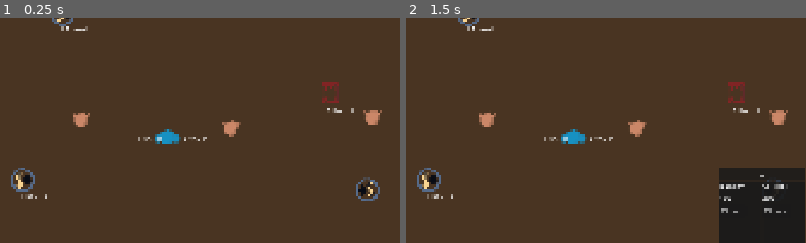
Above: before the commit, frames 1-2 (left to right).
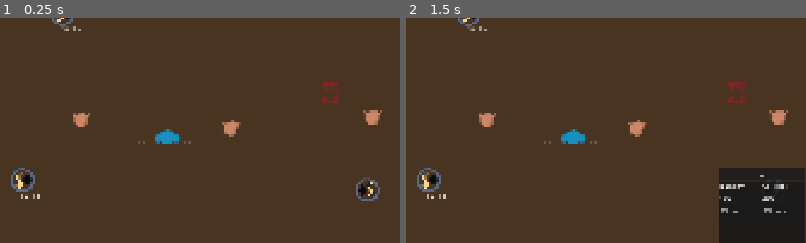
Above: after the commit, the same moments.

Repository: gp-it-be/chory
Game: Godot game, scene res://main/game.tscn
Same seed, same stepped clock (60 frames per second), same inputs: the game is played once before the commit and once after it. The engine's default icon, where the game draws it, is replaced by a stand-in: a white triangle on a blue panel in a dark square.
Inputs (mouse positions are % of the whole screen's width and height, from its top left):
- Up to frame 1 (0.25 s): no input
- Up to frame 2 (1.5 s): tap Enter at 0.5 s; move the mouse to (72, 45) at 0.52 s; press the mouse at (72, 45) at 0.53 s; release the mouse at (72, 45) at 1.25 s; click (97, 6) at 1.25 s
The pictures show only the part of the screen within x 6-56%, y 8-58%; the shares and areas given below are measured in that part.

The runs differ from the first frame. In frame 1, 0.4% of the frame differs, in the area x 5-89%, y 3-81%; in frame 2, 0.4%.

Commit message:
inventroy refactor for multiple itemtypes

Diff:
--- a/factory/contracts.gd
+++ b/factory/contracts.gd
@@ -1,6 +1,7 @@
 class_name ContractManager extends Node2D
 
 @export var ui : UI
+
 
 var _active_contracts = []
 
@@ -11,7 +12,7 @@
 func _ready():
 	ui.choice_made.connect(func(choice: ContractChooser.ContractBluePrint):
 		_active_contracts.append("TODO map to a class that tracks a contract by being connected to a contract inventory BIN")
-		print("accepted contrqct for %s" % choice.name)
+		print("accepted contract for %s" % choice.name)
 		)
 
 
--- a/factory/factory.tscn
+++ b/factory/factory.tscn
@@ -95,6 +95,7 @@
 
 [node name="Bin3" parent="Objects" unique_id=1922040310 instance=ExtResource("2_keyo3")]
 position = Vector2(901, 267)
+start_count = null
 
 [node name="SalePoint" parent="Objects" unique_id=903017345 instance=ExtResource("2_br4io")]
 position = Vector2(986, 498)
--- a/items/containers/bin/bin.gd
+++ b/items/containers/bin/bin.gd
@@ -1,6 +1,5 @@
 class_name Bin extends Node2D
 #Only fits one type of item
-
 
 signal stock_changed(count:int)
 
@@ -13,7 +12,7 @@
 		stock_changed.emit(value)
 		$Debug.text = _stock.debug_string()
 		)
-	_stock.add(start_count, Items.ItemType.CIRCLE)
+	_stock.try_add(start_count, Items.ItemType.CIRCLE)
 	FactoryController.register_container(self)
 
 func as_provider():
--- a/items/containers/buypoint/buypoint.gd
+++ b/items/containers/buypoint/buypoint.gd
@@ -18,14 +18,17 @@
 	_update_debug()
 	$UI.buy_requested.connect(buy)
 	$UI.close_requested.connect(unselect)
-	_stock.add(1, Items.ItemType.CIRCLE)
+	_stock.try_add(1, Items.ItemType.CIRCLE)
 	FactoryController.register_container(self)
 
 func buy(itemType: Items.ItemType):
 	##TODO de-prototype
 	if Money.money >= 50:
-		Money.add_money(-50)
-		_stock.add(1, itemType)
+		if _stock.try_add(1, itemType):
+			Money.add_money(-50)
+		else:
+			print("Couldnt buy because stock dont allow")
+
 	else:
 		pass #TODO give some feedback
 
--- a/items/containers/salepoint/salepoint.gd
+++ b/items/containers/salepoint/salepoint.gd
@@ -13,7 +13,7 @@
 func as_position():
 	return GlobalPosition.wrap(self)
 
-
+#This is the ItemSink's try_add (make it more explicit this is a moneymachine?)
 func try_add(amount: int, _type: Items.ItemType) -> bool:
 	Money.add_money(amount * 100)
 	return true
--- a/items/inventory.gd
+++ b/items/inventory.gd
@@ -1,53 +1,71 @@
 class_name Inventory
-#Only fits one type of item. TODO dont call this inventory
 
-signal stock_changed(count:int) #TODO extend met itemtype?
+@export var allow_multiple_types_together: bool = false ##TODO 2 classe instead of bool?
+signal stock_changed(counts: Dictionary[Items.ItemType, int])
 
-var _count := 0
-var _current_type = null
+var _counts : Dictionary[Items.ItemType, int] = {}
 
-func add(amount: int, type: Items.ItemType):
-	assert(_count == 0 or _current_type == type, "cant add this type to this container")
-	_count += amount
-	_current_type = type
-	stock_changed.emit(_count)
 
 func try_take(amount: int) -> TakeResult:
-	if _count >= amount:
-		_count -= amount
-		stock_changed.emit(_count)
-		return TakeResultSuccess.new(amount, _current_type)
+	print("")
+	print("")
+	print("Starting to take ", amount)
+	print("This many in total present: ", count(Items.AcceptAll.new()))
+	print("Being ", _counts)
+
+	if count(Items.AcceptAll.new()) >= amount:
+		var total_taken = 0
+		var taken : Dictionary[Items.ItemType, int]= {}
+		for type in _counts:
+			var type_taken = min(amount - total_taken, _counts[type])
+			_counts[type] -= type_taken
+			print("Took ", type_taken, " of ", type)
+			if _counts[type] == 0: _counts.erase(type)
+			total_taken += type_taken
+			taken[type] = type_taken
+			if(total_taken == amount):
+				stock_changed.emit(_counts)
+				return TakeResultSuccess.new(taken)
+		assert(false, "cant get here")
+		#print("cant get here")
+
 	return TakeResultNone.new()
 
 func try_add(amount: int, type: Items.ItemType) -> bool: #wether adding was succesful
-	if _count > 0 && _current_type != type:
-		return false
-	add(amount, type)
+	if(amount == 0): return true
+	if not allow_multiple_types_together:
+		if count(Items.AcceptAll.new()) != _counts.get(type, 0):
+			print("Couldnt add because theres items of different type")
+			return false
+	_counts[type] = _counts.get_or_add(type, 0) + amount
+	stock_changed.emit(_counts)
 	return true
 
-func count() -> int:
-	return  _count
+func count(filter: Items.ItemFilter) -> int:
+	return filter.amount_matching(_counts)
 
-func wait_for_at_least(amount : int):
+func wait_for_at_least(amount : int, filter: Items.ItemFilter):
 	while true:
-		var value = await stock_changed
-		if value >= amount:
+		var raw_dict = await stock_changed
+		var counts: Dictionary[Items.ItemType, int] = {}
+		for key in raw_dict.keys():
+			counts[key] = raw_dict[key]
+
+		if filter.amount_matching(counts) >= amount:
 			return
 
 func debug_string():
-	return "%d %s" % [_count, Items.description_of(_current_type)]
+	return "%s" % _counts
 
 @abstract
 class TakeResult:
 	pass
 
 class TakeResultSuccess extends TakeResult:
-	var count: int
-	var type: Items.ItemType
+	var counts:  Dictionary[Items.ItemType, int]
 
-	func _init(__count: int, __type: Items.ItemType):
-		count = __count
-		type = __type
+	func _init(__counts:  Dictionary[Items.ItemType, int]):
+		counts = __counts
 
 class TakeResultNone extends TakeResult:
 	pass
--- a/items/item_provider.gd
+++ b/items/item_provider.gd
@@ -1,9 +1,12 @@
 class_name ItemProvider
+
+signal item_counts_changed(counts: Dictionary[Items.ItemType, int])
 
 var _real_object: Variant:
 	set(value):
 		_validate_interface(value)
 		_real_object = value
+		_real_object.stock_changed.connect(item_counts_changed.emit)
 
 
 static func wrap(object: Variant) -> ItemProvider:
@@ -15,11 +18,11 @@
 func pickup(amount: int) -> Inventory.TakeResult:
 	return _real_object.try_take(amount)
 
-func item_count():
-	return _real_object.count()
+func item_count(filter: Items.ItemFilter):
+	return _real_object.count(filter)
 
-func wait_for_at_least_items_available(amount: int):
-	await _real_object.wait_for_at_least(amount)
+func wait_for_at_least_items_available(amount: int, filter: Items.ItemFilter):
+	await _real_object.wait_for_at_least(amount, filter)
 
 func _validate_interface(obj: Variant):
 	get_method_list()
@@ -29,6 +32,7 @@
 	#TODO check the wait_for_at_least method
 	#TODO check the count method
 	##TODO extract the hasmethod
+	#TODO validate has signal changed
 
 	assert(has, "Does not respect the interface")
 
--- a/items/item_sink.gd
+++ b/items/item_sink.gd
@@ -5,12 +5,9 @@
 		_validate_interface(value)
 		_real_object = value
 
-func deliver(type: Items.ItemType):
-	assert(false,"deprecated")
-	_real_object.add(1, type)
-
-func try_deliver(type: Items.ItemType) -> DeliverResult:
-	if _real_object.try_add(1, type):
+func try_deliver(counts: Dictionary[Items.ItemType, int]) -> DeliverResult:
+	assert(counts.size() == 1, "Implement more than 1 type at once. Deliver what fits?")
+	if _real_object.try_add(counts.values()[0], counts.keys()[0]):
 		return DeliverResult.SUCCESS
 	return DeliverResult.FAILED
 
--- a/items/items.gd
+++ b/items/items.gd
@@ -12,3 +12,31 @@
 	if type == ItemType.CIRCLE: return "Round"
 	if type == ItemType.TRIANGLE: return "Triangle"
 	return "TODO"
+
+
+
+@abstract class ItemFilter:
+	#@abstract func filter(counts: Dictionary[Items.ItemType, int]) -> Dictionary[Items.ItemType, int]
+	@abstract func amount_matching(counts: Dictionary[Items.ItemType, int]) -> int
+	pass
+
+class AcceptTypes extends ItemFilter:
+	var _types: Array[Items.ItemType]
+
+	func _init(__types: Array[Items.ItemType]):
+		_types = __types
+
+	func amount_matching(counts: Dictionary[Items.ItemType, int]) -> int:
+		var sum = 0
+		for type in counts:
+			if _types.has(type):
+				sum += counts[type]
+		return sum
+
+class AcceptAll extends ItemFilter:
+	func amount_matching(counts: Dictionary[Items.ItemType, int]) -> int:
+		return counts.values().reduce(sum, 0)
+
+
+	func sum(accum, number):
+		return accum + number
--- a/machines/processor/processor.gd
+++ b/machines/processor/processor.gd
@@ -17,16 +17,17 @@
 	if _waiting:
 		return
 
-	if _input.item_count() <= 0:
+	if _input.item_count(Items.AcceptAll.new()) <= 0:
 		_waiting = true
-		await _input.wait_for_at_least_items_available(1)
+		await _input.wait_for_at_least_items_available(1, Items.AcceptAll.new())
 		_waiting = false
 		return
 
 	var result = _input.pickup(1)
 	if result is Inventory.TakeResultNone: return
 
-	var inserted_type = (result as Inventory.TakeResultSuccess).type
+	assert(result.counts.size() == 1, "this worked when taking 1 item from input")
+	var inserted_type = (result as Inventory.TakeResultSuccess).counts.keys()[0]
 	var output_type = processes_to(inserted_type)
 	print("converted ", Items.description_of(inserted_type), " to ", Items.description_of(output_type))
 
@@ -34,7 +35,7 @@
 	_waiting = true
 	$Processing/AnimationPlayer.play("process_item")
 	await get_tree().create_timer(3).timeout
-	var deliver_result = _output.try_deliver(output_type)
+	var deliver_result = _output.try_deliver({output_type: 1})
 	assert(deliver_result == ItemSink.DeliverResult.SUCCESS, "Add support for sinks that get full")
 
 	$Processing/AnimationPlayer.play("RESET")
--- a/workers/human/working.gd
+++ b/workers/human/working.gd
@@ -50,7 +50,7 @@
 		var picked_up = _pickup_item(step.from)
 		if not picked_up:
 			_current_step_paused = true
-			await step.from.wait_for_at_least_items_available(1)
+			await step.from.wait_for_at_least_items_available(1, Items.AcceptAll.new())
 			##TODO verify the current step is still the same (maybe some GUID?)
 			#during wait this could have been aborted and then given a new state
 			#ORR: recreate state node?
@@ -64,7 +64,8 @@
 func _pickup_item(from:ItemProvider):
 	var take_result = from.pickup(1)
 	if take_result is Inventory.TakeResultSuccess:
-		human.inventory.add(take_result.count,take_result.type)
+		assert(take_result.counts.size() == 1)
+		var result = human.inventory.try_add(take_result.counts.values()[0], take_result.counts.keys()[0])
 		return true
 	else:
 		return false
@@ -73,8 +74,8 @@
 	var human_item = human.inventory.try_take(1)
 	assert(human_item is Inventory.TakeResultSuccess)
 
-	var result = to.try_deliver((human_item as Inventory.TakeResultSuccess).type)
-	assert(result == ItemSink.DeliverResult.SUCCESS, "Add support for sinks that get full")
+	var result = to.try_deliver((human_item as Inventory.TakeResultSuccess).counts)
+	assert(result == ItemSink.DeliverResult.SUCCESS, "Add support for sinks that get full (wait for stock change and retry?)")
 
 
 func _near(global :GlobalPosition):
